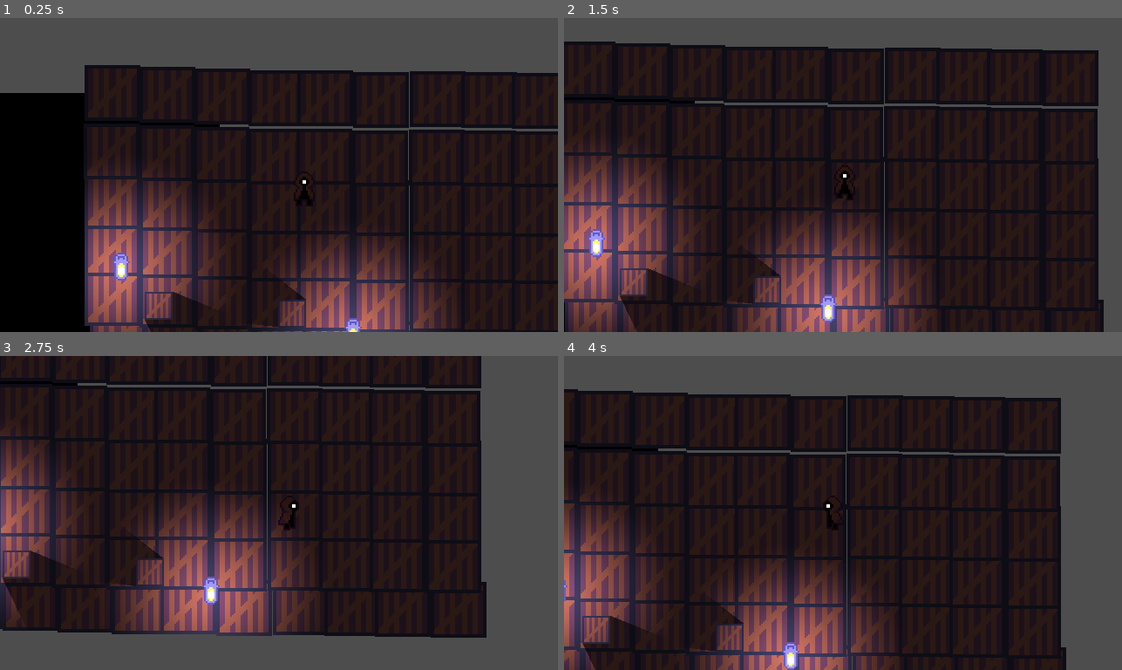
Above: before the commit, frames 1-4 (two rows, left to right).
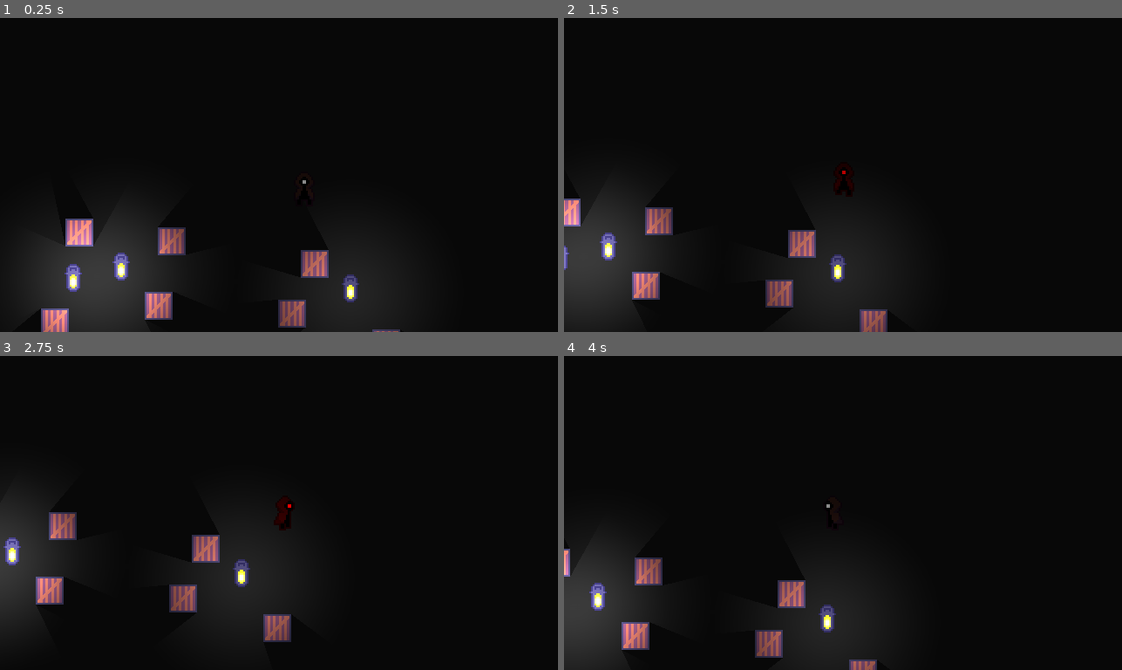
Above: after the commit, the same moments.

Repository: Pokehunter88/Snuffwick
Game: Godot game, scene res://Scenes/test_scene.tscn
Same seed, same stepped clock (60 frames per second), same inputs: the game is played once before the commit and once after it.
Inputs:
- Up to frame 1 (0.25 s): no input
- Up to frame 2 (1.5 s): hold D (move_right) 0.53-1.28 s; hold S (move_down) from 1.28 s (still down)
- Up to frame 3 (2.75 s): release S (move_down) at 2.03 s; hold D (move_right) from 2.03 s (still down)
- Up to frame 4 (4 s): release D (move_right) at 2.78 s; hold W (move_up) 2.78-3.53 s; hold A (move_left) from 3.53 s (still down)

The runs differ from the first frame. In frame 1, 62% of the frame differs, in the area x 0-100%, y 0-100%; in frame 2, 62%; in frame 3, 66%; in frame 4, 63%.

Commit message:
made light manager to detect when the player is in or in light

Diff:
--- a/Scenes/test_scene.tscn
+++ b/Scenes/test_scene.tscn
@@ -1,6 +1,5 @@
 [gd_scene format=3 uid="uid://ctxnm1j4iwp46"]
 
-[ext_resource type="Script" uid="uid://dd847kv7nalmk" path="res://scripts/light_manager.gd" id="1_7ddre"]
 [ext_resource type="PackedScene" uid="uid://be8qbmt0fe144" path="res://scenes/player.tscn" id="1_g7g4h"]
 [ext_resource type="Script" uid="uid://co6ub37ujgp7h" path="res://scripts/camera_2d.gd" id="2_j8ivh"]
 [ext_resource type="Texture2D" uid="uid://d0348vvxsec4n" path="res://textures/box.png" id="3_nd71p"]
@@ -11,15 +10,9 @@
 
 [node name="TestScene" type="Node2D" unique_id=1878217991]
 
-[node name="LightManager" type="Node2D" parent="." unique_id=1999644385]
-unique_name_in_owner = true
-script = ExtResource("1_7ddre")
-
-[node name="Background" type="MeshInstance2D" parent="." unique_id=690905591]
-modulate = Color(0, 0, 0, 1)
-position = Vector2(-137, 181)
+[node name="CanvasModulate" type="CanvasModulate" parent="." unique_id=425299806]
 scale = Vector2(576.80524, 314.8416)
-mesh = SubResource("QuadMesh_hss5h")
+color = Color(0.5370113, 0.5370113, 0.5370112, 1)
 
 [node name="BoxBackground" type="Sprite2D" parent="." unique_id=1215318450]
 self_modulate = Color(0.41568628, 0.41568628, 0.41568628, 1)
@@ -322,7 +315,14 @@
 position = Vector2(274, -138)
 texture = ExtResource("3_nd71p")
 
+[node name="Background" type="MeshInstance2D" parent="." unique_id=690905591]
+modulate = Color(0.059125952, 0.059125945, 0.059125938, 1)
+position = Vector2(178, 233)
+scale = Vector2(1473.7275, 1050.9299)
+mesh = SubResource("QuadMesh_hss5h")
+
 [node name="Player" parent="." unique_id=1043669616 instance=ExtResource("1_g7g4h")]
+z_index = 1
 position = Vector2(248, 133)
 
 [node name="Camera2D" type="Camera2D" parent="." unique_id=868219299 node_paths=PackedStringArray("player")]
@@ -336,8 +336,26 @@
 [node name="Box2" parent="." unique_id=171029661 instance=ExtResource("5_qjeyg")]
 position = Vector2(81, 267)
 
-[node name="Lantern" parent="." unique_id=634575434 instance=ExtResource("6_3qnke")]
+[node name="Box3" parent="." unique_id=86489648 instance=ExtResource("5_qjeyg")]
+position = Vector2(-38, 286)
+
+[node name="Box4" parent="." unique_id=365881105 instance=ExtResource("5_qjeyg")]
+position = Vector2(-10, 183)
+
+[node name="Box5" parent="." unique_id=1993559810 instance=ExtResource("5_qjeyg")]
+position = Vector2(96, 193)
+
+[node name="Box6" parent="." unique_id=567062089 instance=ExtResource("5_qjeyg")]
+position = Vector2(260, 219)
+
+[node name="Box7" parent="." unique_id=149580191 instance=ExtResource("5_qjeyg")]
+position = Vector2(342, 310)
+
+[node name="Lantern" parent="." unique_id=1627969925 instance=ExtResource("6_3qnke")]
 position = Vector2(38, 222)
 
-[node name="Lantern2" parent="." unique_id=47171040 instance=ExtResource("6_3qnke")]
-position = Vector2(304, 297)
+[node name="Lantern2" parent="." unique_id=1287519228 instance=ExtResource("6_3qnke")]
+position = Vector2(301, 247)
+
+[node name="Lantern3" parent="." unique_id=634575434 instance=ExtResource("6_3qnke")]
+position = Vector2(-17, 235)
--- a/project.godot
+++ b/project.godot
@@ -57,6 +57,12 @@
 , Object(InputEventKey,"resource_local_to_scene":false,"resource_name":"","device":-1,"window_id":0,"alt_pressed":false …(186 unchanged characters)…
 ]
 }
+debug={
+"deadzone": 0.2,
+"events": [Object(InputEventKey,"resource_local_to_scene":false,"resource_name":"","device":-1,"window_id":0,"alt_pressed":false,"shift_pressed":false,"ctrl_pressed":false,"meta_pressed":false,"pressed":false,"keycode":0,"physical_keycode":4194332,"key_label":0,"unicode":0,"location":0,"echo":false,"script":null)
+, Object(InputEventKey,"resource_local_to_scene":false,"resource_name":"","device":-1,"window_id":0,"alt_pressed":false,"shift_pressed":false,"ctrl_pressed":false,"meta_pressed":false,"pressed":false,"keycode":0,"physical_keycode":69,"key_label":0,"unicode":101,"location":0,"echo":false,"script":null)
+]
+}
 
 [physics]
 
--- a/scenes/box.tscn
+++ b/scenes/box.tscn
@@ -9,7 +9,6 @@
 size = Vector2(32, 32)
 
 [node name="Box" type="Sprite2D" unique_id=2055934493]
-modulate = Color(0.41568628, 0.41568628, 0.41568628, 1)
 light_mask = 2
 texture = ExtResource("1_3inec")
 
--- a/scenes/lantern.tscn
+++ b/scenes/lantern.tscn
@@ -1,6 +1,7 @@
 [gd_scene format=3 uid="uid://da20mm4sgn47y"]
 
 [ext_resource type="Texture2D" uid="uid://bysivpdfcrhme" path="res://textures/lantern.png" id="1_hhuhv"]
+[ext_resource type="Script" uid="uid://bu3uq44irrnew" path="res://scripts/light.gd" id="2_uxgnm"]
 
 [sub_resource type="Gradient" id="Gradient_j8ivh"]
 interpolation_mode = 2
@@ -19,13 +20,15 @@
 [node name="MainLight" type="PointLight2D" parent="." unique_id=1924854014 groups=["light_sources"]]
 position = Vector2(0, 2.5)
 scale = Vector2(0.5, 0.5)
-energy = 4.0
+energy = 2.0
 shadow_enabled = true
 texture = SubResource("GradientTexture2D_uxgnm")
 texture_scale = 5.03
+script = ExtResource("2_uxgnm")
+radius = 120.0
 
 [node name="ObjectLight" type="PointLight2D" parent="MainLight" unique_id=761793948]
-energy = 4.0
+energy = 2.0
 range_item_cull_mask = 2
 texture = SubResource("GradientTexture2D_uxgnm")
 texture_scale = 5.03
--- a/scenes/player.tscn
+++ b/scenes/player.tscn
@@ -2,11 +2,14 @@
 
 [ext_resource type="Texture2D" uid="uid://cjivag0yxngar" path="res://textures/player.png" id="1_3vyb7"]
 [ext_resource type="Script" uid="uid://c3ubxpp10k6x6" path="res://scripts/player.gd" id="1_g2els"]
+[ext_resource type="Script" uid="uid://dd847kv7nalmk" path="res://scripts/light_manager.gd" id="3_qhqgy"]
 
 [sub_resource type="CapsuleShape2D" id="CapsuleShape2D_bcvot"]
 radius = 12.0
 height = 40.0
 
+[sub_resource type="CanvasItemMaterial" id="CanvasItemMaterial_dqkch"]
+
 [sub_resource type="AtlasTexture" id="AtlasTexture_3dogw"]
 atlas = ExtResource("1_3vyb7")
 region = Rect2(0, 0, 12, 20)
@@ -182,15 +185,22 @@
 "speed": 5.0
 }]
 
-[node name="Player" type="CharacterBody2D" unique_id=1043669616]
+[node name="Player" type="CharacterBody2D" unique_id=1043669616 node_paths=PackedStringArray("light_manager")]
 script = ExtResource("1_g2els")
-
-[node name="CollisionShape2D" type="CollisionShape2D" parent="." unique_id=367555360]
+light_manager = NodePath("LightManager")
+
+[node name="PlayerCollider" type="CollisionShape2D" parent="." unique_id=367555360]
 shape = SubResource("CapsuleShape2D_bcvot")
 
 [node name="PlayerSprite" type="AnimatedSprite2D" parent="." unique_id=2101245179]
+material = SubResource("CanvasItemMaterial_dqkch")
 scale = Vector2(2, 2)
 sprite_frames = SubResource("SpriteFrames_g2els")
 animation = &"turn_left"
 
+[node name="LightManager" type="Node2D" parent="." unique_id=487235123]
+script = ExtResource("3_qhqgy")
+
 [connection signal="animation_looped" from="PlayerSprite" to="." method="_on_player_sprite_animation_looped"]
+[connection signal="player_in_dark" from="LightManager" to="." method="_on_light_manager_player_in_dark"]
+[connection signal="player_in_light" from="LightManager" to="." method="_on_light_manager_player_in_light"]
--- /dev/null
+++ b/scripts/light.gd
@@ -0,0 +1,3 @@
+extends PointLight2D
+
+@export var radius: float = 10.0
--- a/scripts/light_manager.gd
+++ b/scripts/light_manager.gd
@@ -1,8 +1,69 @@
 extends Node2D
+class_name LightManager
 
-var light_sources
+signal player_in_light
+signal player_in_dark
 
-func _ready() -> void:
-	light_sources = get_tree().get_nodes_in_group("light_sources")
+@onready var light_sources := get_tree().get_nodes_in_group("light_sources")
 
-	print(light_sources)
+var show_debug_lines := false
+
+var ray_start := []
+var ray_end := []
+var is_colliding := []
+
+var in_light := false
+
+func _process(delta: float) -> void:
+	var currently_in_light := false
+
+	ray_start = []
+	ray_end = []
+	is_colliding = []
+	for light_source in light_sources:
+		var origin = light_source.global_position
+		var end = global_position
+
+		if origin.distance_to(end) > light_source.radius:
+			continue
+
+		var space_state = get_world_2d().direct_space_state
+		ray_start.append(origin)
+
+		var query = PhysicsRayQueryParameters2D.create(origin, end)
+		query.hit_from_inside = true
+
+		var result = space_state.intersect_ray(query)
+		if result:
+			ray_end.append(result.position)
+			currently_in_light = currently_in_light or result.collider.name == "Player"
+			is_colliding.append(result.collider.name == "Player")
+		else:
+			ray_end.append(end)
+			is_colliding.append(false)
+
+	if currently_in_light:
+		if !in_light:
+			player_in_light.emit()
+		in_light = true
+	else:
+		if in_light:
+			player_in_dark.emit()
+		in_light = false
+
+	if Input.is_action_just_pressed("debug"):
+		show_debug_lines = !show_debug_lines
+		queue_redraw()
+	if show_debug_lines:
+		queue_redraw()
+
+func _draw() -> void:
+	if show_debug_lines:
+		for i in ray_start.size():
+			var local_start = to_local(ray_start[i])
+			var local_end = to_local(ray_end[i])
+			var color = Color.GREEN if is_colliding[i] else Color.RED
+
+			draw_line(local_start, local_end, color, 2.0)
+			if is_colliding[i]:
+				draw_circle(local_end, 4.0, Color.YELLOW)
--- a/scripts/player.gd
+++ b/scripts/player.gd
@@ -5,8 +5,13 @@
 
 @onready var player_sprite: AnimatedSprite2D = $PlayerSprite
 
-@export var speed: float = 100.0
+@export var light_manager: LightManager
+
+@export var in_dark_speed: float = 100.0
+@export var in_light_speed: float = 60.0
 @export var deaccelertion: float = 1500.0
+
+@onready var speed: float = in_dark_speed
 
 func _ready() -> void:
 	player_sprite.play("down_idle")
@@ -31,7 +36,7 @@
 
 func _turn_animation(turn: bool):
 	if velocity != Vector2.ZERO:
-		if abs(velocity.x) > abs(velocity.y):
+		if abs(velocity.x) >= abs(velocity.y):
 			if velocity.x > 0:
 				if player_sprite.animation.contains("left"):
 					player_sprite.play("turn_right")
@@ -63,6 +68,14 @@
 	if finished_animation.contains("turn"):
 		_turn_animation(true)
 
+func _on_light_manager_player_in_light() -> void:
+	$PlayerSprite.self_modulate = Color(1, 0, 0)
+	speed = in_light_speed
+
+func _on_light_manager_player_in_dark() -> void:
+	$PlayerSprite.self_modulate = Color(1, 1, 1)
+	speed = in_dark_speed
+
 #func _on_hitbox_body_entered(body: Node2D) -> void:
 	#if body is Enemy:
 		#died.emit()
Not shown, added: scripts/light.gd.uid
Not shown, added: scenes/test_scene.tscn4454004623.tmp
Not shown, added: scenes/test_scene.tscn4458760327.tmp
